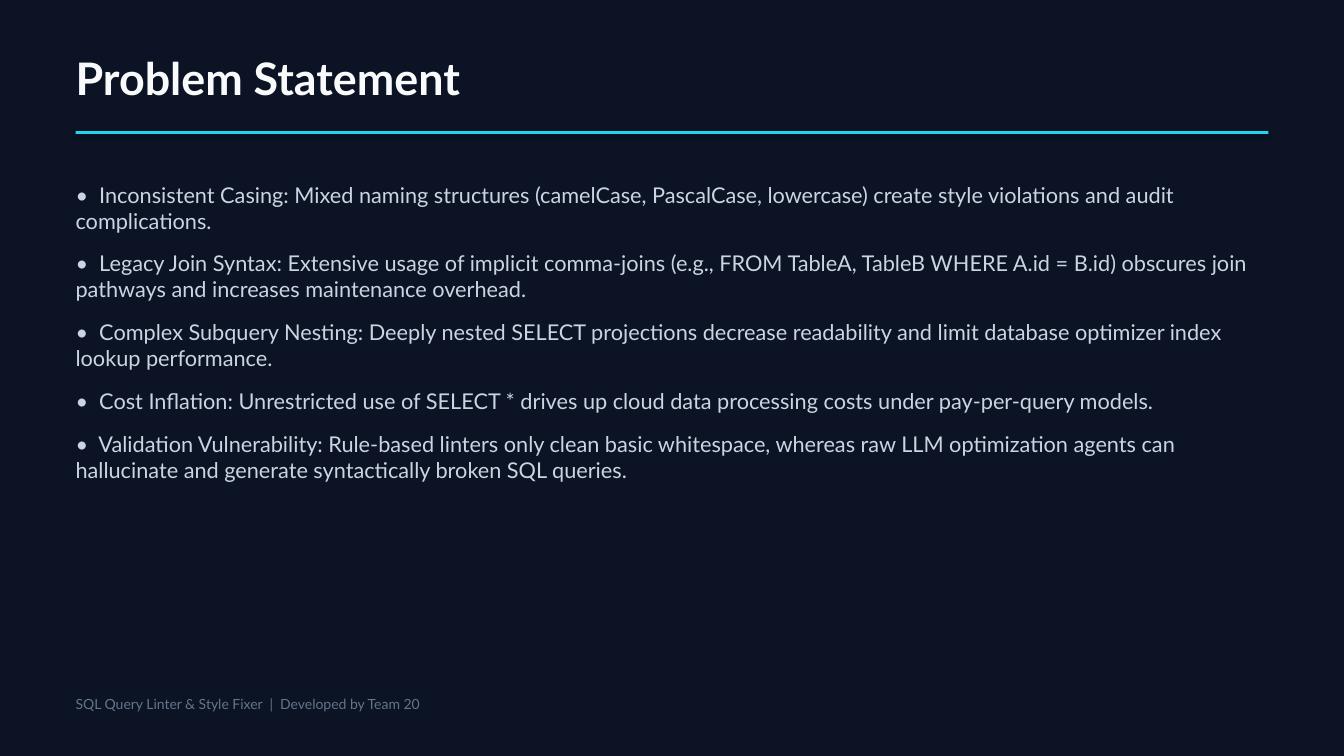
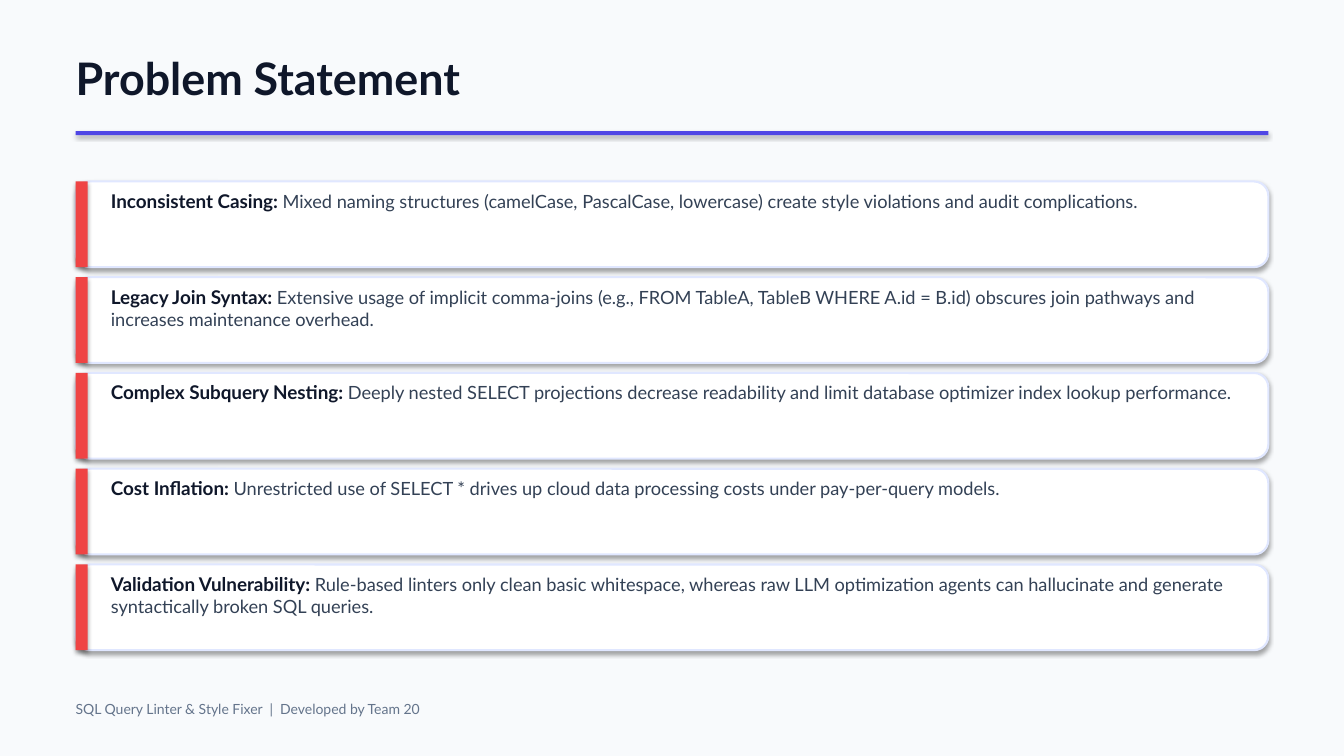
Before and after one commit to bharathpyla/sql-query-linter-style-fixer, a slide deck: slide 3 of Presentation.pptx. Drawn at 1344x756 pixels with LibreOffice and Linux fonts; fonts in the diff are those of the drawing. Boxes give left, top, right and bottom in pixels: in the first picture for what was removed or moved away, otherwise in the second. Text is boxed around its words. In the diff, an @@ line names an element or a change of style, - is before the commit and + after.

Commit message:
Update presentation Presentation.pptx with modern indigo/violet theme and card layouts

```diff
--- a/Presentation.pptx
+++ b/Presentation.pptx
@@ background #0B1324 to #F8FAFC @@
@@ text "Problem Statement" at [76, 61, 460, 96]: text colour #F8FAFC to #0F172A @@
@@ rectangle at [76, 131, 1268, 135]: fill #22D3EE to #4F46E5 @@
@@ text removed at [76, 186, 1247, 482] @@
-• Inconsistent Casing: Mixed naming structures (camelCase, PascalCase, lowercase) create style violations and audit complications.
-• Legacy Join Syntax: Extensive usage of implicit comma-joins (e.g., FROM TableA, TableB WHERE A.id = B.id) obscures join pathways and increases maintenance overhead.
-• Complex Subquery Nesting: Deeply nested SELECT projections decrease readability and limit database optimizer index lookup performance.
-• Cost Inflation: Unrestricted use of SELECT * drives up cloud data processing costs under pay-per-query models.
-• Validation Vulnerability: Rule-based linters only clean basic whitespace, whereas raw LLM optimization agents can hallucinate and generate syntactically broken SQL queries.
@@ rounded rectangle added at [76, 181, 1268, 267], fill #FFFFFF, outline #E0E7FF 1.5 pt @@
@@ rectangle added at [76, 181, 88, 267], fill #EF4444 @@
@@ text added at [111, 194, 1138, 212], 13 pt, text #334155 @@
+Inconsistent Casing: Mixed naming structures (camelCase, PascalCase, lowercase) create style violations and audit complications.
@@ rounded rectangle added at [76, 277, 1268, 363], fill #FFFFFF, outline #E0E7FF 1.5 pt @@
@@ rectangle added at [76, 277, 88, 363], fill #EF4444 @@
@@ text added at [111, 290, 1194, 326], 13 pt, text #334155 @@
+Legacy Join Syntax: Extensive usage of implicit comma-joins (e.g., FROM TableA, TableB WHERE A.id = B.id) obscures join pathways and increases maintenance overhead.
@@ rounded rectangle added at [76, 373, 1268, 459], fill #FFFFFF, outline #E0E7FF 1.5 pt @@
@@ rectangle added at [76, 373, 88, 459], fill #EF4444 @@
@@ text added at [111, 385, 1231, 403], 13 pt, text #334155 @@
+Complex Subquery Nesting: Deeply nested SELECT projections decrease readability and limit database optimizer index lookup performance.
@@ rounded rectangle added at [76, 469, 1268, 555], fill #FFFFFF, outline #E0E7FF 1.5 pt @@
@@ rectangle added at [76, 469, 88, 555], fill #EF4444 @@
@@ text added at [111, 481, 999, 499], 13 pt, text #334155 @@
+Cost Inflation: Unrestricted use of SELECT * drives up cloud data processing costs under pay-per-query models.
@@ rounded rectangle added at [76, 565, 1268, 650], fill #FFFFFF, outline #E0E7FF 1.5 pt @@
@@ rectangle added at [76, 565, 88, 650], fill #EF4444 @@
@@ text added at [111, 577, 1223, 616], 13 pt, text #334155 @@
+Validation Vulnerability: Rule-based linters only clean basic whitespace, whereas raw LLM optimization agents can hallucinate and generate syntactically broken SQL queries.
@@ text "SQL Query Linter & Style ...": place and size @@
-text "SQL Query Linter & Style ..." at [76, 699, 420, 711]
+text "SQL Query Linter & Style ..." at [76, 703, 420, 717]
```
Also in this commit, not shown: 7 other slides changed.
